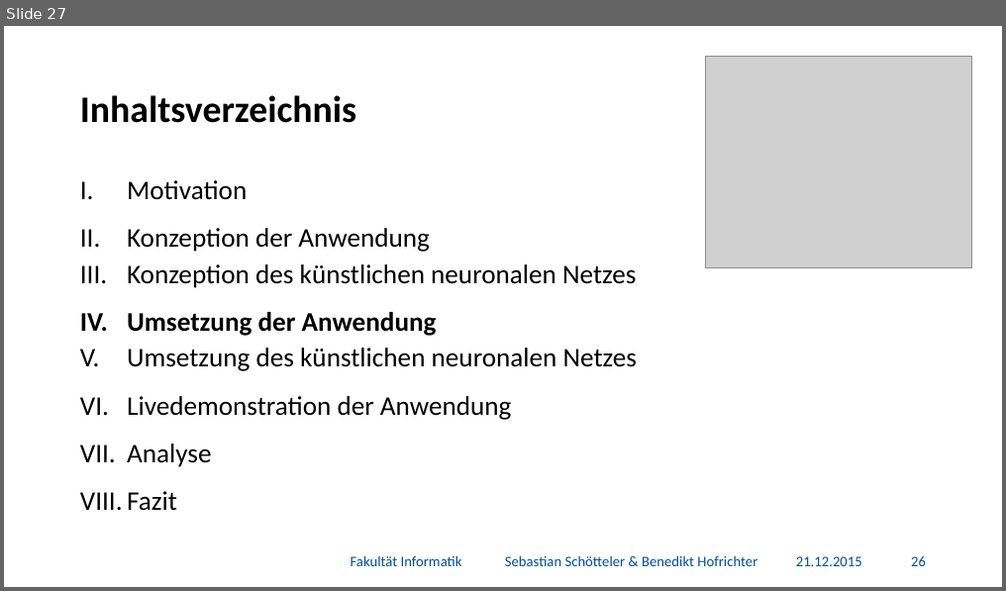
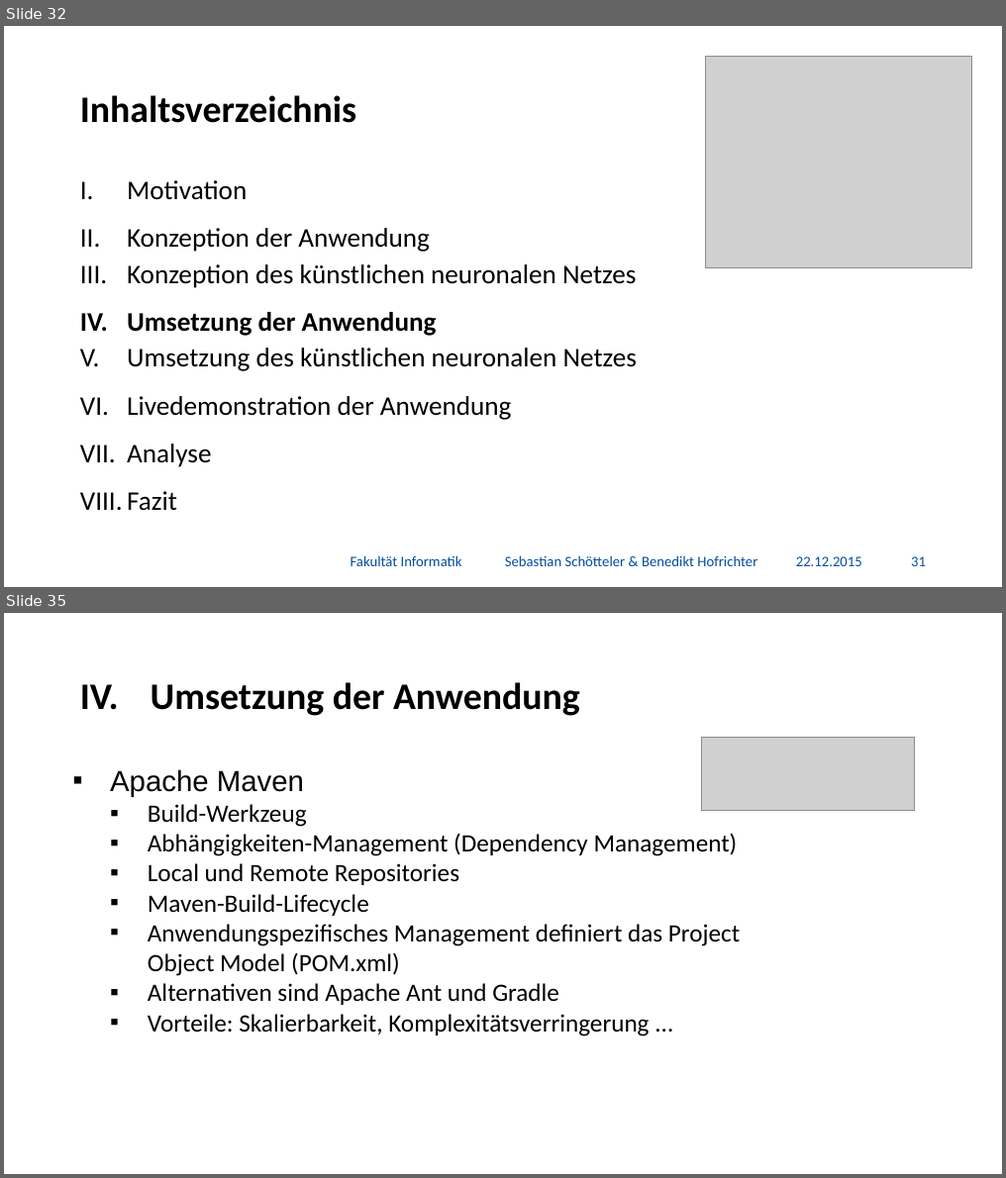
Before and after one commit to BenediktGitGit/soco15, a slide deck: 3b_Vortrag/Präsentation.pptx. Shown one above the other, each under a label of ours: slide 27 before the commit, slides 32 and 35 after it; the slides between them are not shown. The pictures are 1006x591 and 1006x1178 pixels, drawn with LibreOffice and Linux fonts; fonts in the diff are those of the drawing; grey boxes stand for pictures; background and template pictures are left out. Boxes give left, top, right and bottom in pixels: in the first picture for what was removed or moved away, otherwise in the second. Text is boxed around its words. In the diff, an @@ line names an element or a change of style, - is before the commit and + after.

```diff
--- a/3b_Vortrag/Präsentation.pptx
+++ b/3b_Vortrag/Präsentation.pptx
@@ slide 35 added at (4, 613, 1002, 1174), background #FFFFFF @@
@@ title added at (151, 682, 580, 716), 36 pt, text #000000, bold @@
+IV. Umsetzung der Anwendung
@@ picture added at (702, 738, 914, 811) @@
@@ text added at (110, 769, 740, 1037), 24 pt, text #000000 @@
+▪ Apache Maven
+  ▪ Build-Werkzeug
+  ▪ Abhängigkeiten-Management (Dependency Management)
+  ▪ Local und Remote Repositories
+  ▪ Maven-Build-Lifecycle
+  ▪ Anwendungspezifisches Management definiert das Project Object Model (POM.xml)
+  ▪ Alternativen sind Apache Ant und Gradle
+  ▪ Vorteile: Skalierbarkeit, Komplexitätsverringerung ...
@@ what was slide 27 is now slide 32 @@
@@ slide 32 changed as well @@
@@ text at (796, 557, 862, 567): text changed @@
-21.12.2015
+22.12.2015
@@ page number at (911, 557, 926, 567): text changed @@
-26
+31
```
Also in this commit, not shown: 56 other slides changed, 16 other slides added, 2 slides removed, 1 other file.
